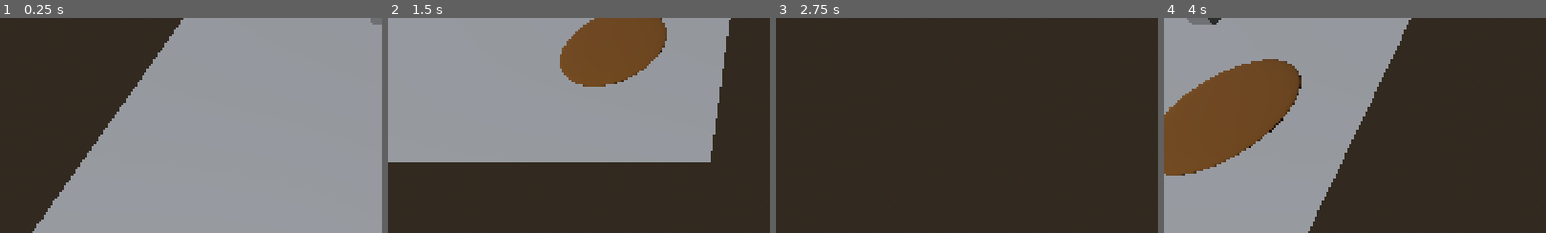
Above: before the commit, frames 1-4 (left to right).
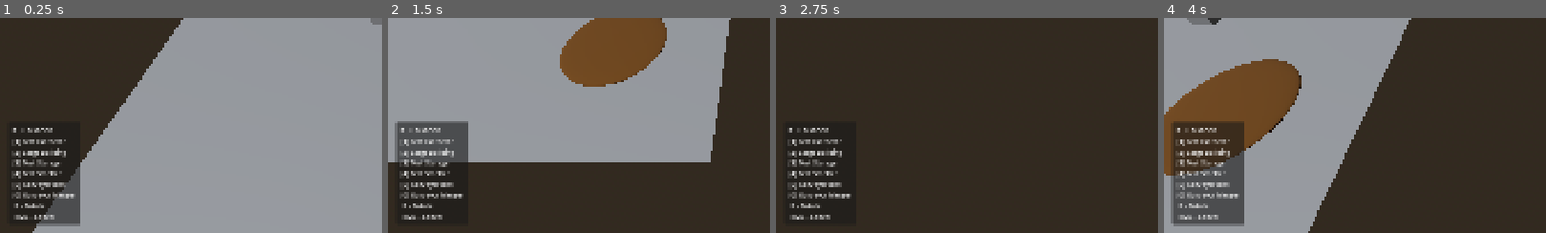
Above: after the commit, the same moments.

Repository: ChrisGiggleman/industrial-warfare
Game: Godot game, scene res://scenes/core/main.tscn
Two runs of this game, one before a commit and one after it. Both use one fixed random seed, a clock stepped at 60 frames per second and the inputs below.
Inputs (mouse positions are % of the whole screen's width and height, from its top left):
- Up to frame 1 (0.25 s): no input
- Up to frame 2 (1.5 s): tap Enter at 0.5 s; move the mouse to (72, 45) at 0.52 s; hold D (move_right) 0.53-1.28 s; hold Mouse wheel up (camera_zoom_in) 0.53-1.28 s; move the mouse to (30, 55) at 1.27 s; hold S (move_backward) from 1.28 s (still down); tap Mouse wheel down (camera_zoom_out) at 1.35 s
- Up to frame 3 (2.75 s): move the mouse to (60, 28) at 2.02 s; release S (move_backward) at 2.03 s; hold D (move_right) from 2.03 s (still down); hold Delete (demolish_selected) from 2.03 s (still down)
- Up to frame 4 (4 s): move the mouse to (45, 70) at 2.77 s; release D (move_right) at 2.78 s; release Delete (demolish_selected) at 2.78 s; hold W (move_forward) 2.78-3.53 s; click (45, 70) at 2.85 s; move the mouse to (80, 65) at 3.52 s; hold A (move_left) from 3.53 s (still down); hold R (rotate_placement) from 3.53 s (still down)
The pictures show only the part of the screen within x 0-50%, y 50-100%; the shares and areas given below are measured in that part.

The runs differ from the first frame. In frame 1, 3.5% of the frame differs, in the area x 3-21%, y 51-97%; in frame 2, 4.7%; in frame 3, 2.1%; in frame 4, 9.0%, in the area x 1-21%, y 48-97%.
Error after the commit: Parse Error: Too many arguments for "find_nearest_preview()" call. Expected at most 3 but received 4. (res://scripts/world_interaction.gd:1716)

Commit message:
Apply footprint-aware shared grid to every building and pass footprint to conveyor snapping

Diff:
--- a/scripts/world_interaction.gd
+++ b/scripts/world_interaction.gd
@@ -1260,17 +1260,15 @@
 		)
 
 		# =============================================================================
-		# CHAT 08.3G — UNIFIED SMELTER GRID PLACEMENT
-		# =============================================================================
-
-		# Use the shared factory grid for our migrated Smelter.
+		# CHAT 08.3G-3J — SHARED GRID FOR ALL BUILDING FOOTPRINTS
+		# =============================================================================
+
+		# Every building (Extractor, Storage, Smelter, Merger and future
+		# buildings with footprint data) uses the same rotated footprint
+		# parity convention. Only conveyors use grid-centered tiles.
 		#
-		# A 2x2 building uses a half-tile-centered origin.
-		# Calculate from the ORIGINAL mouse hit position,
-		# not the already-rounded integer grid position.
-		#
-		# Other buildings and conveyors keep their current
-		# placement behavior until their own migration.
+		# Use the ORIGINAL mouse hit before ordinary integer snapping.
+		# Even tile counts use half-unit origins on that axis.
 
 		if (
 			is_instance_valid(placement_ghost)
@@ -1283,7 +1281,8 @@
 
 			if (
 				grid_definition != null
-				and grid_definition.building_id in [&"test_smelter", &"conveyor_merger"]
+				and grid_definition.footprint_tiles.x > 0
+				and grid_definition.footprint_tiles.y > 0
 			):
 
 				# Convert the selected 90-degree rotation
@@ -1699,11 +1698,22 @@
 
 			if not placement_ghost is ConveyorSegment:
 
+				var selected_footprint: Vector2i = Vector2i.ZERO
+				var placement_definition: BuildingDefinition = (
+					_get_selected_building_definition()
+				)
+				if placement_definition != null:
+					selected_footprint = FactoryGrid.rotated_footprint(
+						placement_definition.footprint_tiles,
+						roundi(placement_rotation_degrees / ROTATION_STEP_DEGREES)
+					)
+
 				var building_preview: Dictionary = (
 					ConveyorBuildingPlacementSnap.find_nearest_preview(
 						placement_ghost,
 						current_placement_position,
-						1.5
+						1.5,
+						selected_footprint
 					)
 				)
 
